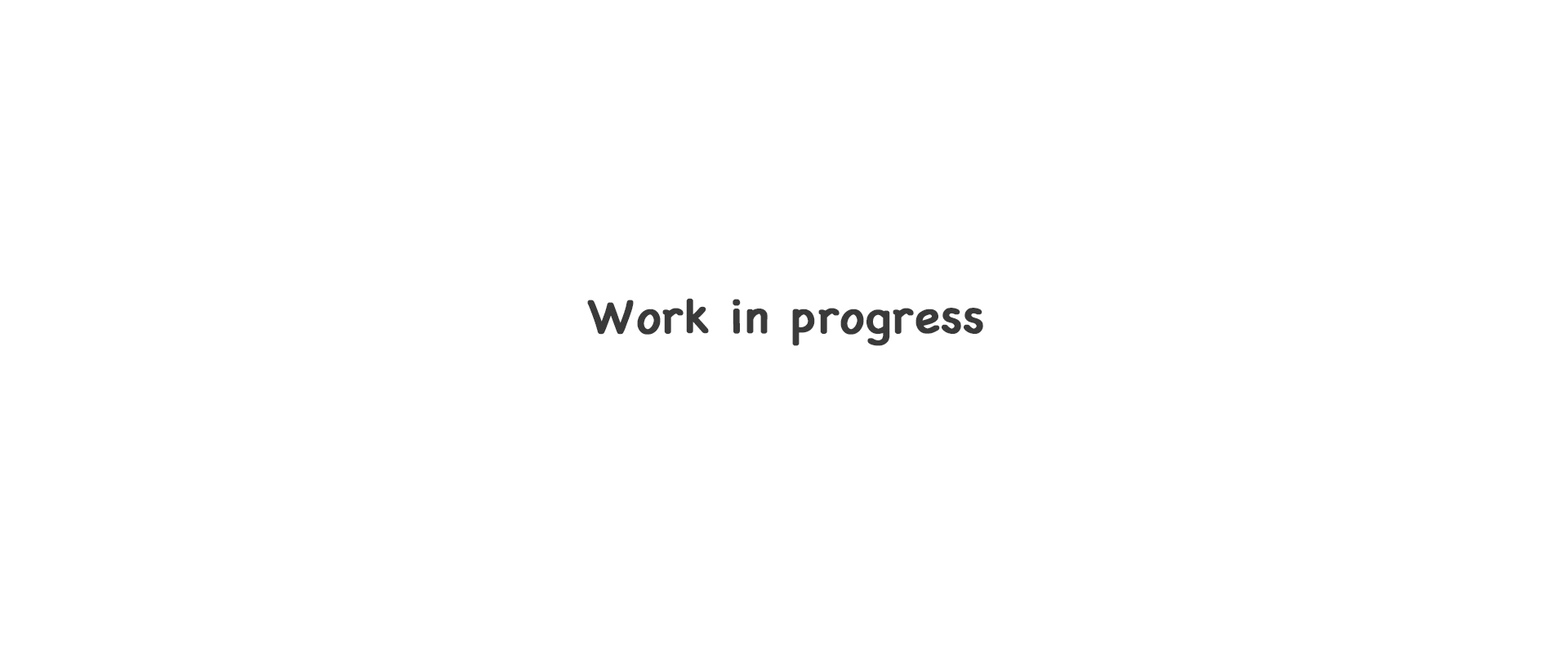
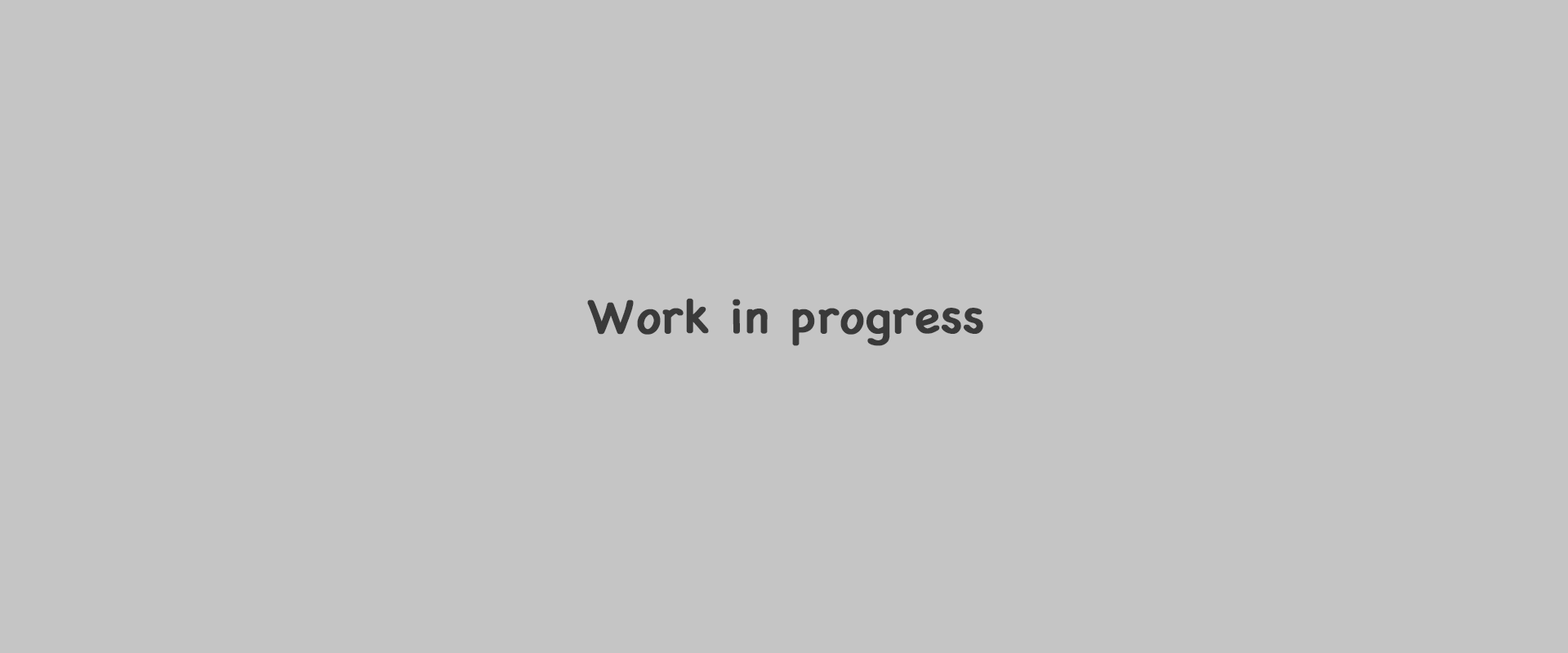
Revision of a layered 1568x653 image; what changed, layer by layer:
painted on "背景" over [left=0, top=0, right=1568, bottom=653]
